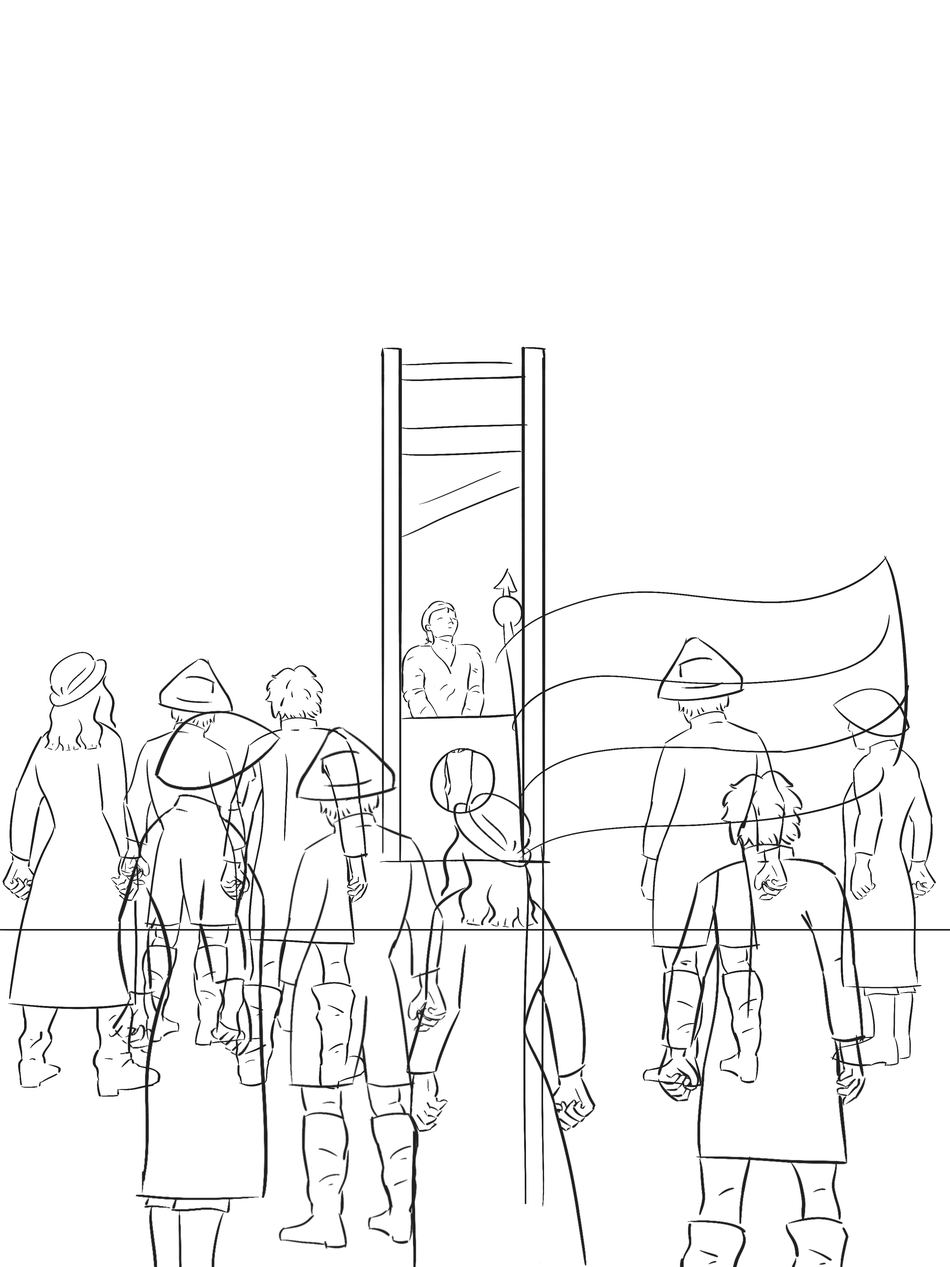
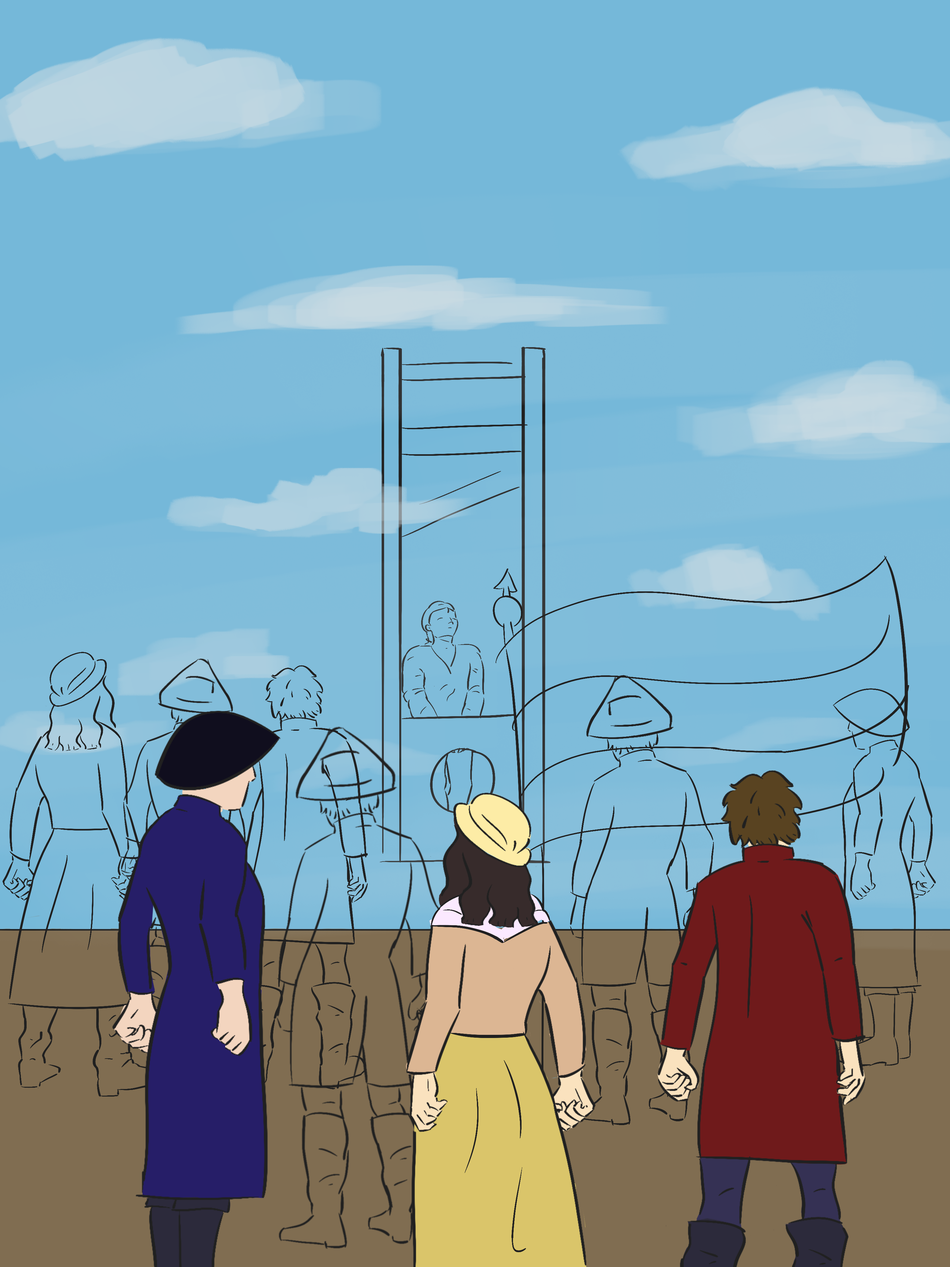
Layered file, before and after one edit (950x1267). Changes by layer:
painted on "a1" over box(364, 770, 609, 1267)
added layer "Camada de pintura 17" in group "Agrupar 6" over box(425, 790, 548, 953)
added layer "Camada de pintura 16" in group "Agrupar 6" over box(425, 891, 568, 953)
added layer "Camada de pintura 14" in group "Agrupar 6" over box(385, 912, 609, 1095)
added layer "Camada de pintura 15" in group "Agrupar 6" over box(405, 1013, 609, 1267)
painted on "a2" over box(101, 689, 305, 1267)
removed group "Agrupar 8" (2 layers) over box(364, 770, 872, 1267)
added layer "Camada de pintura 19" in group "Agrupar 7" over box(101, 749, 264, 1267)
added layer "Camada de pintura 18" in group "Agrupar 7" over box(101, 689, 305, 1217)
moved "a3" out of group "Agrupar 8" over box(364, 749, 892, 1267)
painted on "Camada de pintura 5" (1st of 2, in "a3") over box(364, 770, 872, 1267)
added layer "Camada de pintura 22" in group "a3" over box(648, 749, 872, 1115)
added layer "Camada de pintura 20" in group "a3" over box(628, 830, 892, 1257)
added layer "Camada de pintura 21" in group "a3" over box(648, 1134, 872, 1267)
painted on "b2" over box(263, 709, 467, 1257)
painted on "bandeira" (2nd of 2, in "bandeira") over box(468, 539, 915, 1267)
painted on "b3" over box(557, 628, 791, 1133)
painted on "Camada de pintura 4" over box(0, 608, 386, 1115)
painted on "Camada de pintura 5" (2nd of 2, in "c1") over box(202, 648, 386, 1095)
painted on "c2" over box(101, 648, 264, 1054)
painted on "guilhotina e julina" over box(0, 20, 950, 973)
added layer "Camada de pintura 23" above "Camada de pintura 24" over box(0, 912, 950, 1267)
added layer "Camada de pintura 24" above "rascunho" over box(0, 0, 950, 1267)
